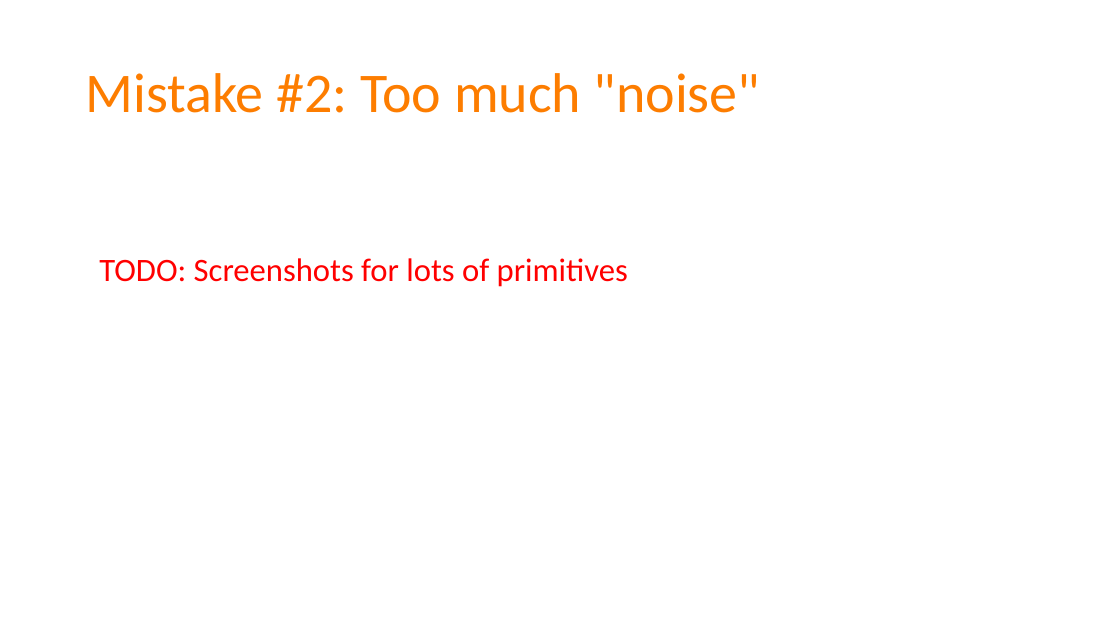
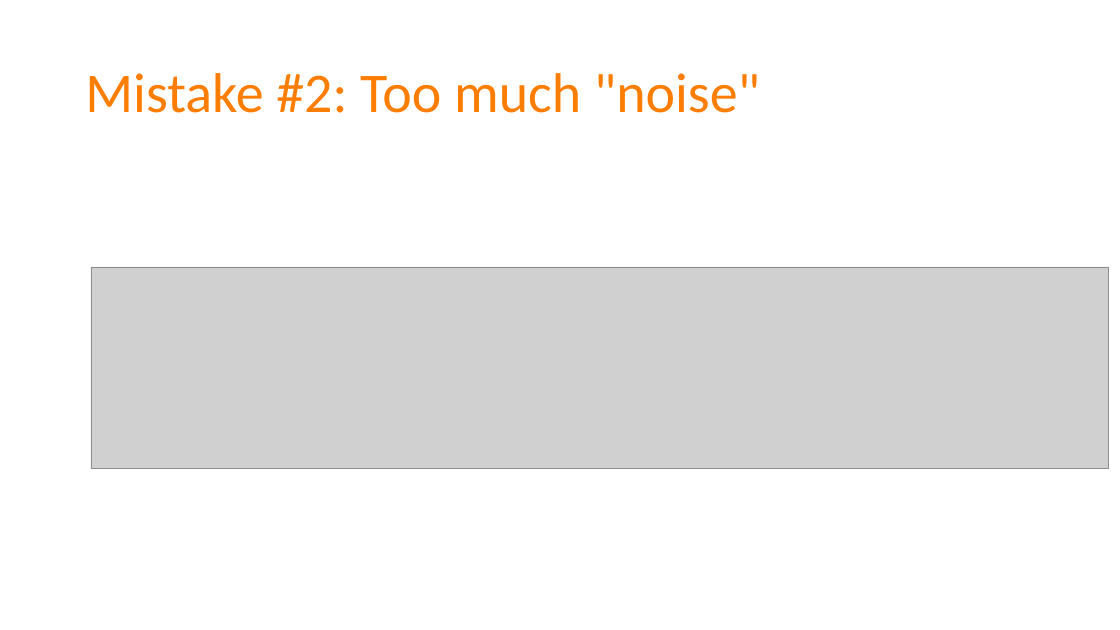
Before and after one commit to spetryjohnson/Talk-Patterns_of_Effective_Test_Setup, a slide deck: slide 34 of POETS - CodeMash 2017.pptx. Drawn at 1120x630 pixels with LibreOffice and Linux fonts; fonts in the diff are those of the drawing; grey boxes stand for pictures. Boxes give left, top, right and bottom in pixels: in the first picture for what was removed or moved away, otherwise in the second. Text is boxed around its words. In the diff, an @@ line names an element or a change of style, - is before the commit and + after.

Commit message:
Started adding new screenshots

```diff
--- a/POETS - CodeMash 2017.pptx
+++ b/POETS - CodeMash 2017.pptx
@@ picture added at <box>91,267,1109,468</box> @@
@@ text removed at <box>99,258,628,287</box> @@
-TODO: Screenshots for lots of primitives
```
Also in this commit, not shown: 9 other slides changed, 4 slides added, 9 other files.
